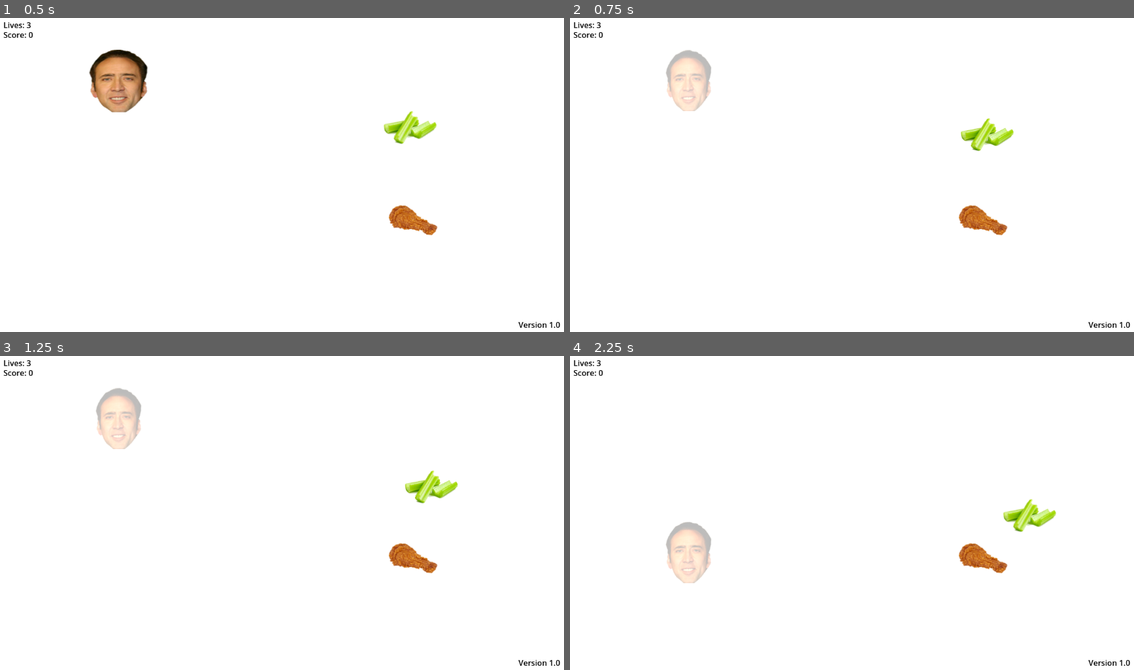
Above: before the commit, frames 1-4 (two rows, left to right).
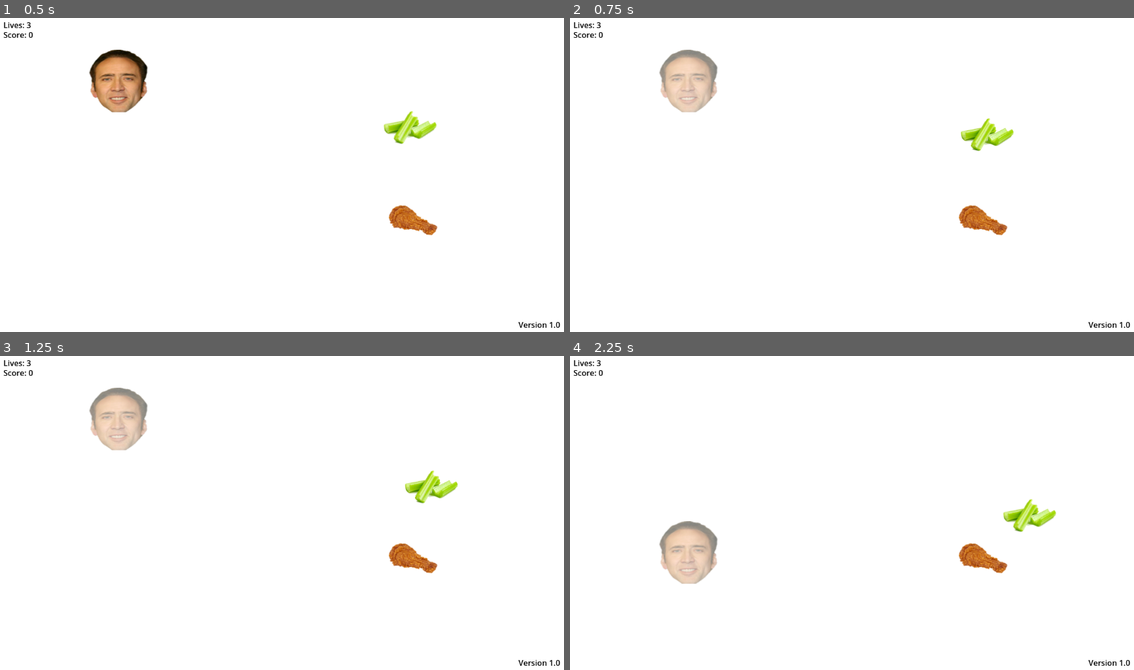
Above: after the commit, the same moments.

Repository: jhonnystene/NicCageEatsStuff
Game: Godot game, scene res://Game.tscn
Same seed, same stepped clock (60 frames per second), same inputs: the game is played once before the commit and once after it.
Inputs:
- Up to frame 1 (0.5 s): no input
- Up to frame 2 (0.75 s): hold D (moveRight) from 0.53 s (still down); hold Space (invulerable) from 0.53 s (still down)
- Up to frame 3 (1.25 s): keep holding D (moveRight); keep holding Space (invulerable)
- Up to frame 4 (2.25 s): release D (moveRight) at 1.28 s; release Space (invulerable) at 1.28 s; hold S (moveDown) 1.28-2.03 s; tap Space (invulerable) at 1.35 s; hold D (moveRight) from 2.03 s (still down); hold Space (invulerable) from 2.03 s (still down)

Frame 1 is identical in both runs. In frame 2, 1.2% of the frame differs, in the area x 15-27%, y 10-31%; in frame 3, 1.2%; in frame 4, 1.2%.

Commit message:
Nic cage no longer uses two separate textures

Diff:
--- a/NicCage.gd
+++ b/NicCage.gd
@@ -24,10 +24,10 @@
 		get_parent().get_node("GameOver").hide()
 		show()
 		if(Input.is_action_pressed("invulerable")):
-			get_node("Sprite2D").texture = translucentImg
+			get_node("Sprite2D").modulate.a = 0.5
 			invulnerable = true
 		else:
-			get_node("Sprite2D").texture = regularImg
+			get_node("Sprite2D").modulate.a = 1
 			set_velocity(Vector2(horiz * speed, vert * speed))
 			move_and_slide()
 			invulnerable = false
